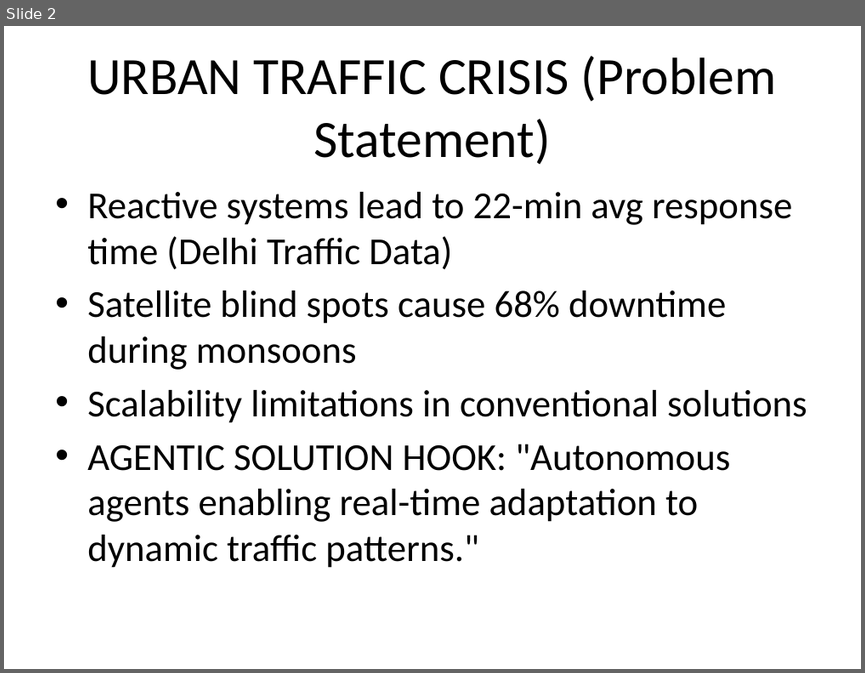
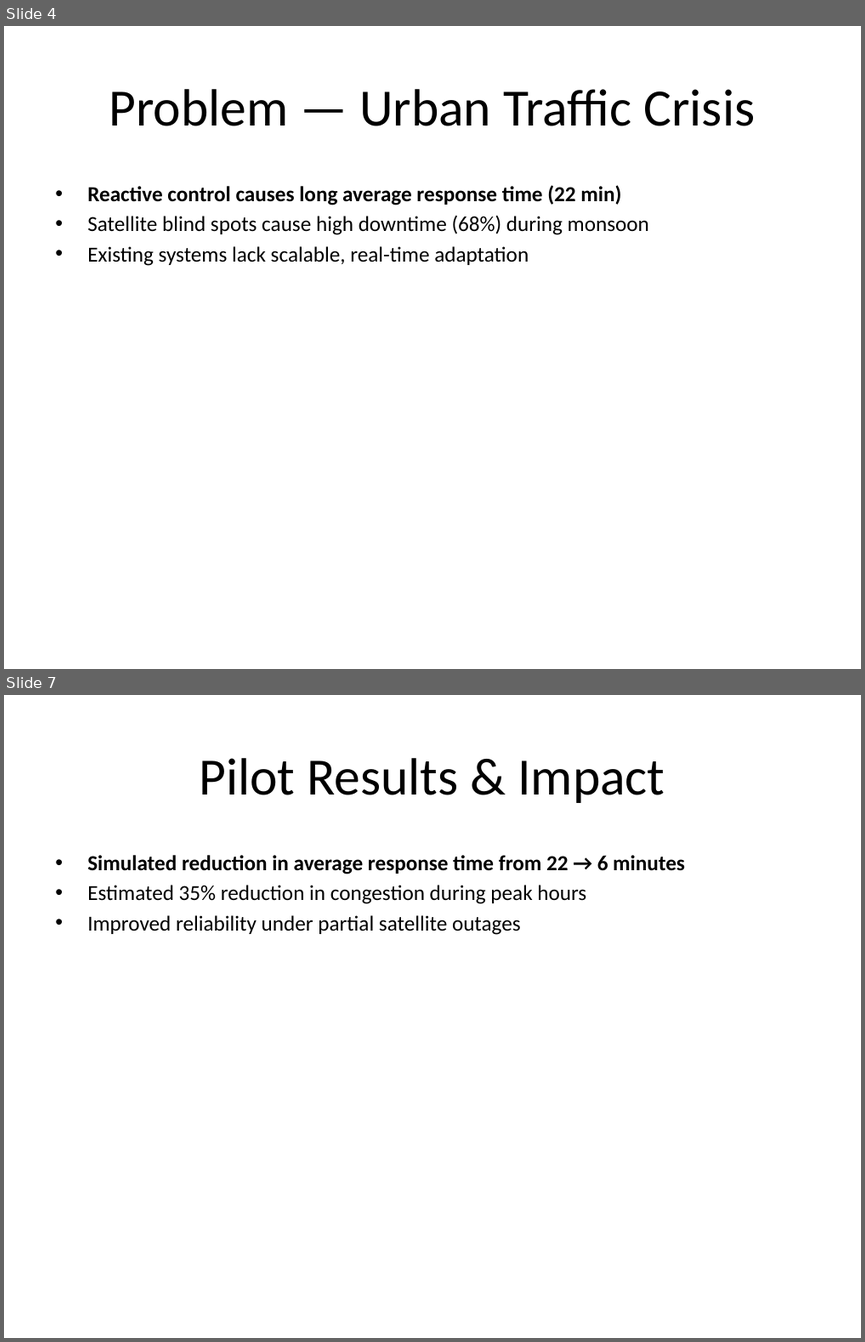
Before and after one commit to 23Amansharma/agentic-ai-ppt-generator, a slide deck: Agentic_AI_Traffic_Management_Hackathon_2025.pptx. Shown one above the other, each under a label of ours: slide 2 before the commit, slides 4 and 7 after it; the slides between them are not shown. The pictures are 865x673 and 865x1342 pixels, drawn with LibreOffice and Linux fonts; fonts in the diff are those of the drawing. Boxes give left, top, right and bottom in pixels: in the first picture for what was removed or moved away, otherwise in the second. Text is boxed around its words. In the diff, an @@ line names an element or a change of style, - is before the commit and + after.

```diff
--- a/Agentic_AI_Traffic_Management_Hackathon_2025.pptx
+++ b/Agentic_AI_Traffic_Management_Hackathon_2025.pptx
@@ slide 7 added at bbox=[4, 695, 861, 1338], background #FFFFFF @@
@@ title added at bbox=[199, 758, 664, 803], 44 pt, text #000000 @@
+Pilot Results & Impact
@@ text added at bbox=[87, 855, 685, 935], 18 pt, text #000000 @@
+• Simulated reduction in average response time from 22 → 6 minutes
+• Estimated 35% reduction in congestion during peak hours
+• Improved reliability under partial satellite outages
@@ what was slide 2 is now slide 4 @@
@@ slide 4 changed as well @@
@@ title at bbox=[109, 89, 755, 126]: text changed @@
-URBAN TRAFFIC CRISIS (Problem Statement)
+Problem — Urban Traffic Crisis
@@ text at bbox=[87, 185, 649, 266]: text changed; size 32 to 18 pt @@
-• Reactive systems lead to 22-min avg response time (Delhi Traffic Data)
-• Satellite blind spots cause 68% downtime during monsoons
-• Scalability limitations in conventional solutions
-• AGENTIC SOLUTION HOOK: "Autonomous agents enabling real-time adaptation to dynamic traffic patterns."
+• Reactive control causes long average response time (22 min)
+• Satellite blind spots cause high downtime (68%) during monsoon
+• Existing systems lack scalable, real-time adaptation
```
Also in this commit, not shown: 1 other slide changed, 6 other slides added, 2 other files.
